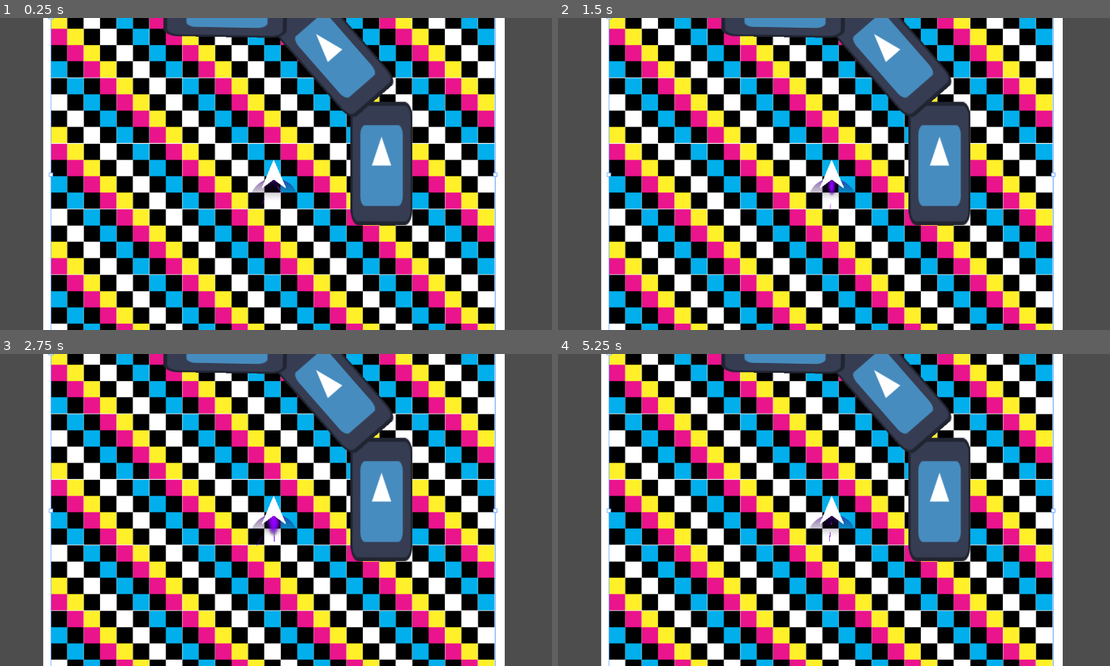
Above: before the commit, frames 1-4 (two rows, left to right).
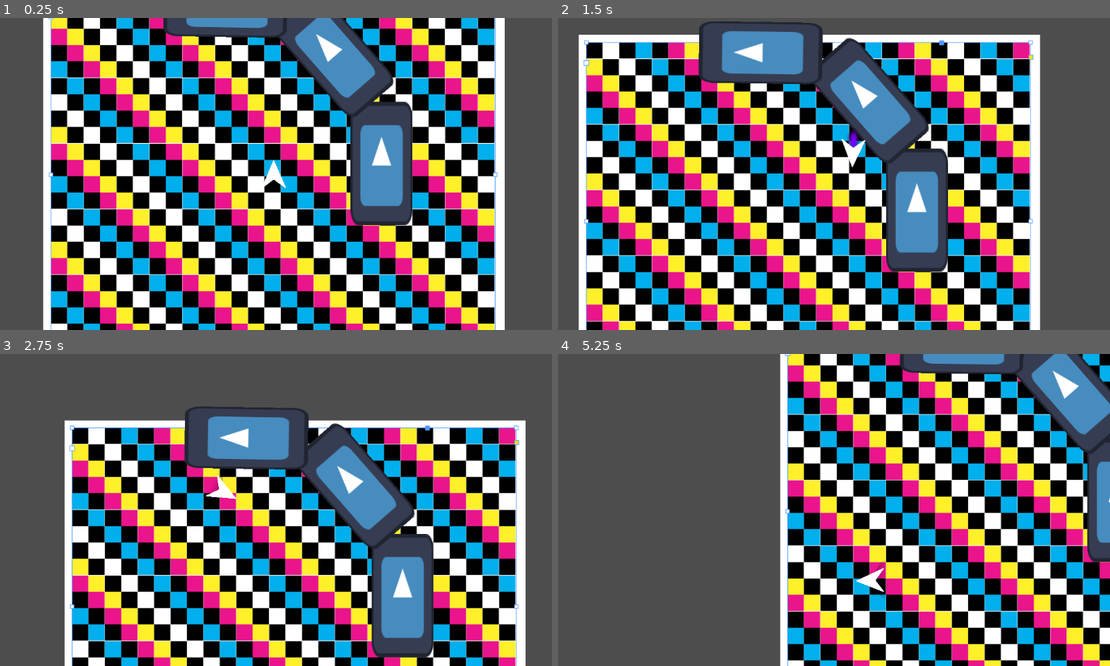
Above: after the commit, the same moments.

Repository: ParadoxArcher/Angle_Advantage
Game: Godot game, scene res://Scenes/GameScene.tscn
Same seed, same stepped clock (60 frames per second), same inputs: the game is played once before the commit and once after it. The engine's default icon, where the game draws it, is replaced by a stand-in: a white triangle on a blue panel in a dark square.
Inputs:
- Up to frame 1 (0.25 s): no input
- Up to frame 2 (1.5 s): tap Enter at 0.5 s; hold D (RotateRight) 0.53-1.28 s; hold W (Boost) 0.53-1.28 s; hold S (Back) from 1.28 s (still down); tap W (Boost) at 1.35 s
- Up to frame 3 (2.75 s): release S (Back) at 2.03 s; hold D (RotateRight) from 2.03 s (still down); hold W (Boost) from 2.03 s (still down); tap Space (Dodge) at 2.1 s
- Up to frame 4 (5.25 s): release W (Boost) at 2.78 s; tap W (Boost) at 2.85, 4.55 s; release D (RotateRight) at 3.53 s; hold W (Boost) 3.53-4.28 s; hold A (RotateLeft) 3.53-5.03 s; tap Space (Dodge) at 4.35 s; hold S (Back) from 5.03 s (still down); hold W (Boost) from 5.03 s (still down)

The runs differ from the first frame. In frame 1, 0.2% of the frame differs, in the area x 45-54%, y 51-60%; in frame 2, 77%; in frame 3, 75%; in frame 4, 86%, in the area x 7-100%, y 0-100%.
Error before the commit: Invalid assignment of property or key 'emitting' with value of type 'bool' on a base object of type 'null instance'. (res://Scripts/PlayerScript.gd:84)

Commit message:
vault backup: 2025-01-28 09:12:00

Diff:
--- a/zProject Files/Godot/Scenes/Player.tscn
+++ b/zProject Files/Godot/Scenes/Player.tscn
@@ -99,14 +99,14 @@
 [node name="VFX" type="Node2D" parent="."]
 show_behind_parent = true
 
-[node name="BoostSprite" type="Sprite2D" parent="VFX"]
+[node name="BoostVFX" type="Sprite2D" parent="VFX"]
 show_behind_parent = true
 material = SubResource("ShaderMaterial_m5b53")
 position = Vector2(-92, 0.999664)
 rotation = 1.5708
 texture = ExtResource("7_cnoma")
 
-[node name="BoostParticle" type="CPUParticles2D" parent="VFX/BoostSprite"]
+[node name="BoostParticle" type="CPUParticles2D" parent="VFX/BoostVFX"]
 show_behind_parent = true
 position = Vector2(-0.999997, -68)
 rotation = 1.5708
--- a/zProject Files/Godot/Scripts/PlayerScript.gd
+++ b/zProject Files/Godot/Scripts/PlayerScript.gd
@@ -38,8 +38,8 @@
 #endregion
 
 #region VFX
-@onready var boost_sprite = $VFX/BoostSprite
-@onready var boost_particle = $VFX/BoostParticle
+@onready var boost_sprite = $VFX/BoostVFX
+@onready var boost_particle = $VFX/BoostVFX/BoostParticle
 @export var init_boostParticles = 30
 @export var BounceVFX = [0, .05] # {0: fluctuating, 1: DecayRate}
 #endregion
Not shown, changed: .obsidian/workspace.json
Not shown, changed: DevNotes/Player/Movement/Boost VFX.md
Not shown, changed: DevNotes/Player/Player.md
